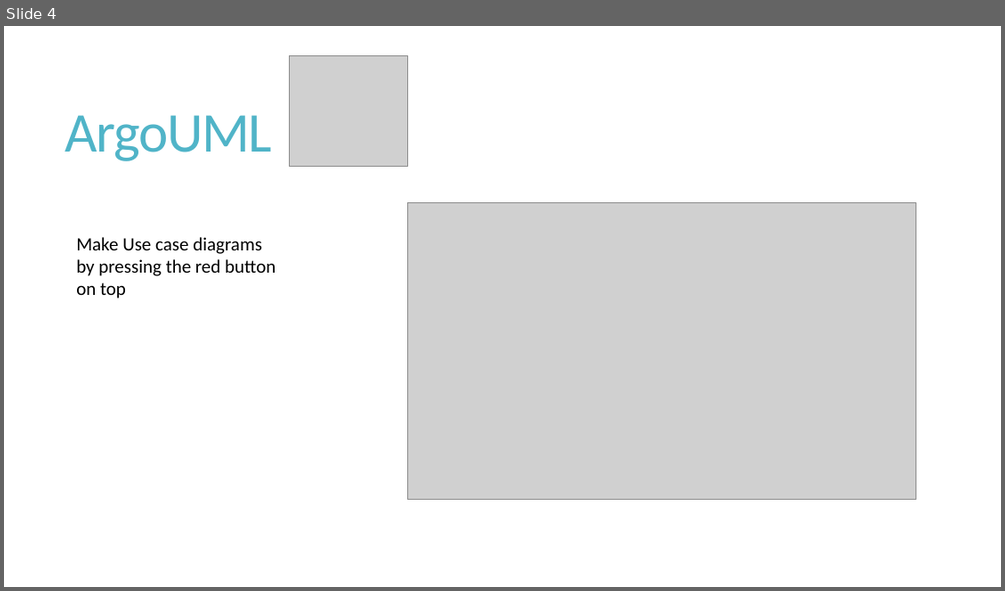
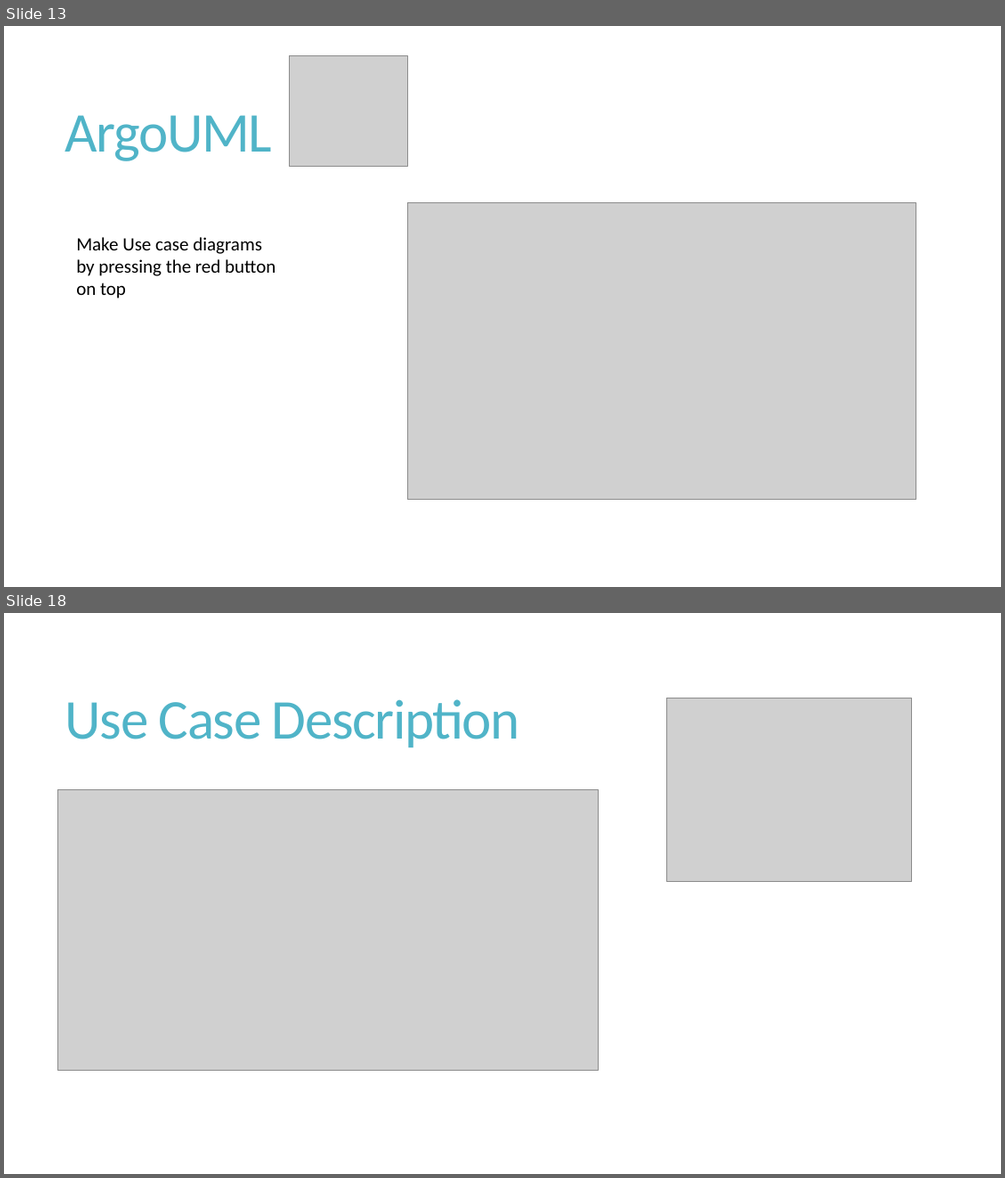
Before and after one commit to shabbir-hussain/ecse321tutW15, a slide deck: 04-RequirementsCont.pptx. Shown one above the other, each under a label of ours: slide 4 before the commit, slides 13 and 18 after it; the slides between them are not shown. The pictures are 1005x591 and 1005x1178 pixels, drawn with LibreOffice and Linux fonts; fonts in the diff are those of the drawing; grey boxes stand for pictures. Boxes give left, top, right and bottom in pixels: in the first picture for what was removed or moved away, otherwise in the second. Text is boxed around its words. In the diff, an @@ line names an element or a change of style, - is before the commit and + after.

```diff
--- a/04-RequirementsCont.pptx
+++ b/04-RequirementsCont.pptx
@@ slide 18 added at (4, 613, 1001, 1174), background #FFFFFF @@
@@ title added at (65, 699, 520, 747), 54 pt, text #50B4C8 @@
+Use Case Description
@@ picture added at (666, 698, 911, 882) @@
@@ picture added at (57, 789, 599, 1070) @@
@@ what was slide 4 is now slide 13 @@
```
Also in this commit, not shown: 4 slides changed, 15 other slides added.
